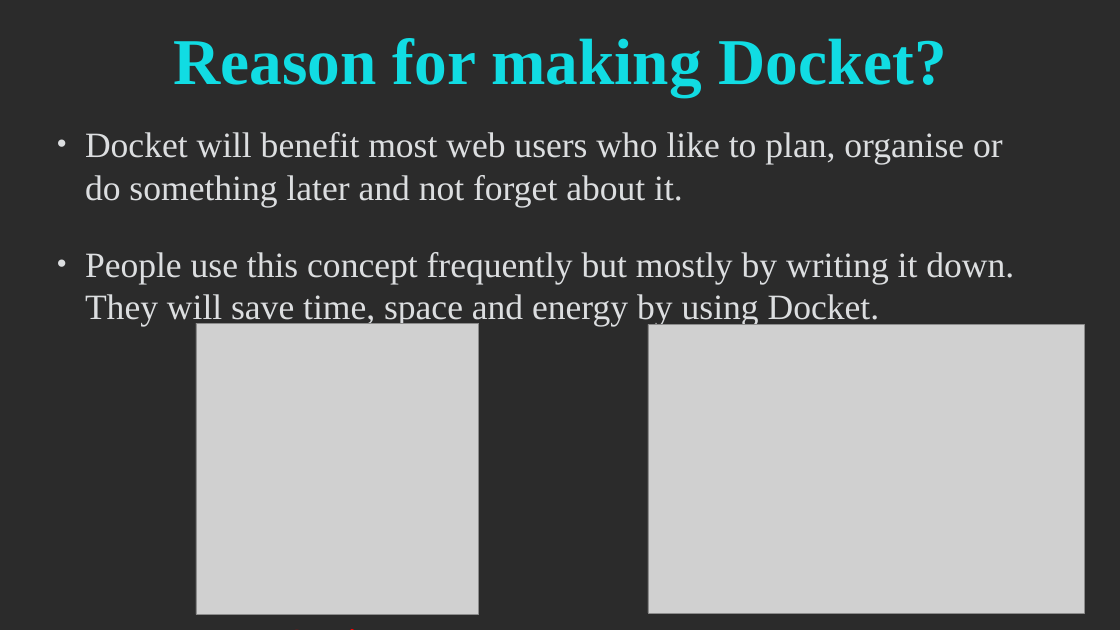
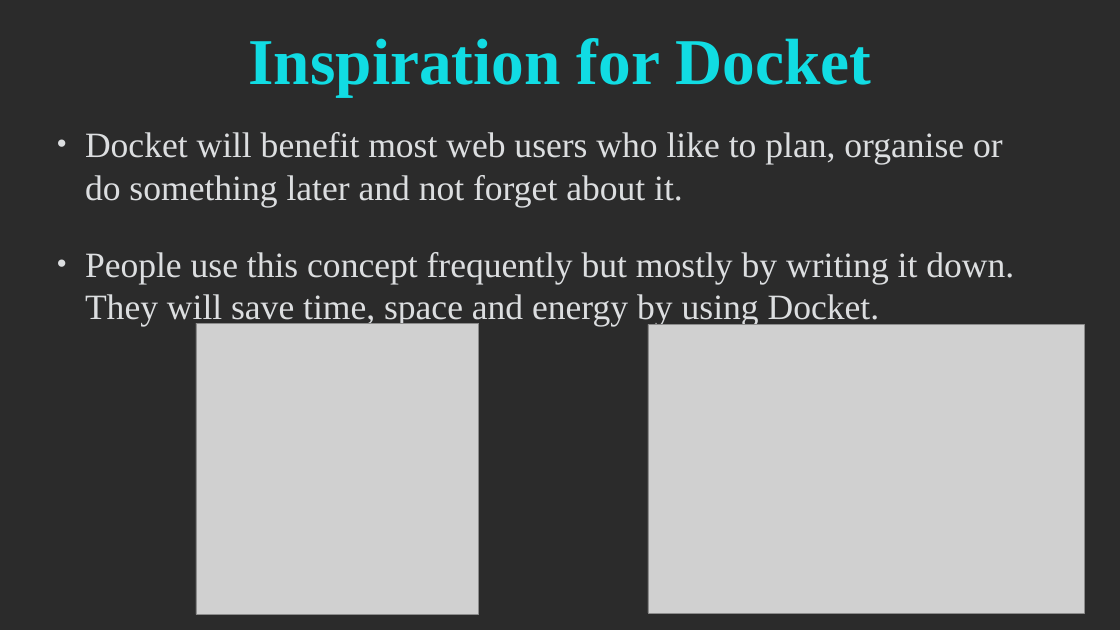
Before and after one commit to yashdahiya0/CS4540-Mozilla-Project-Group-7, a slide deck: slide 3 of doc/phase3/Final Presentation.pptx. Drawn at 1120x630 pixels with LibreOffice and Linux fonts; fonts in the diff are those of the drawing; grey boxes stand for pictures; background and template pictures are left out; a plain dark background stands for a picture behind light text. Boxes give left, top, right and bottom in pixels: in the first picture for what was removed or moved away, otherwise in the second. Text is boxed around its words. In the diff, an @@ line names an element or a change of style, - is before the commit and + after.

```diff
--- a/doc/phase3/Final Presentation.pptx
+++ b/doc/phase3/Final Presentation.pptx
@@ title at bbox=[249, 38, 872, 96]: text changed @@
-Reason for making Docket?
+Inspiration for Docket
```
Also in this commit, not shown: 9 other slides changed, 1 slide removed.
